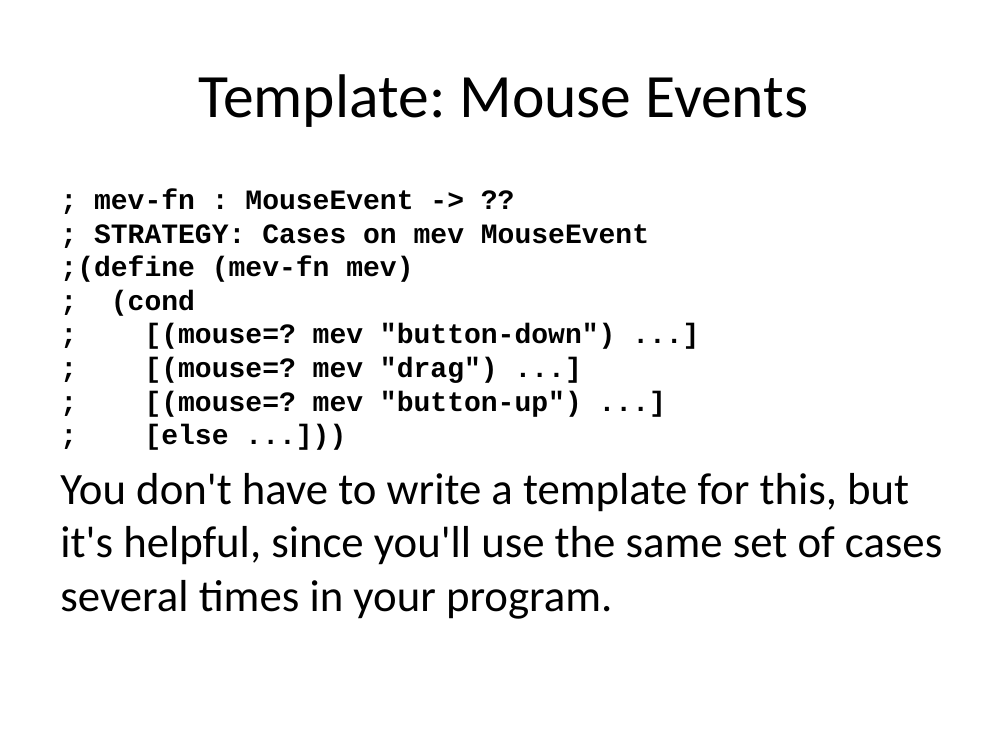
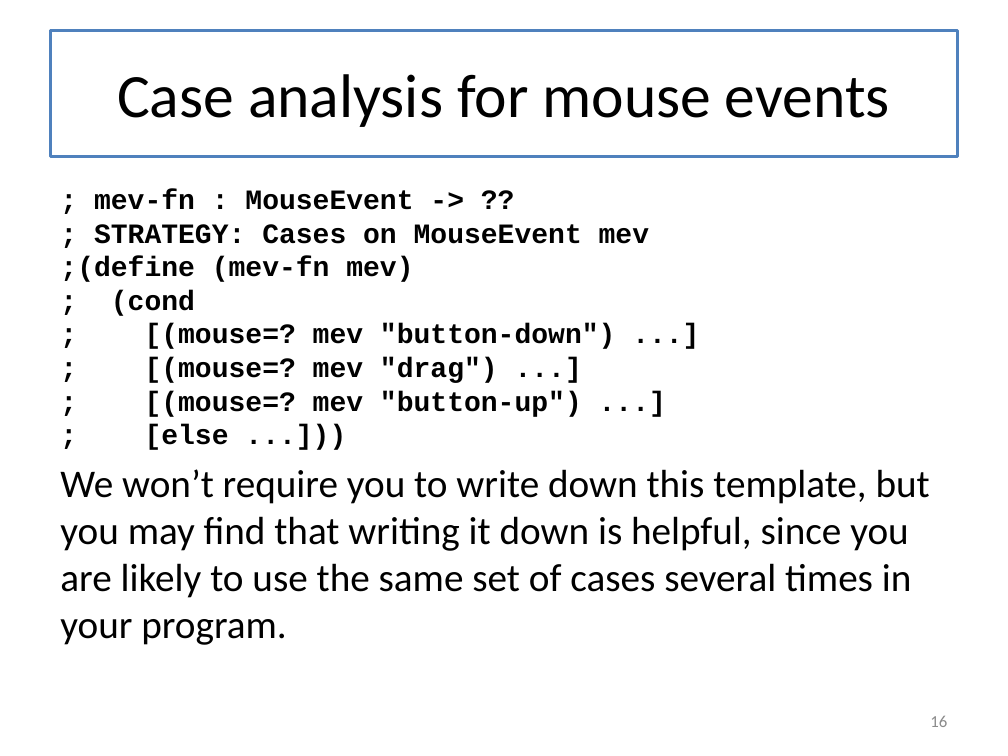
Before and after one commit to mwand/cs5010f16, a slide deck: slide 16 of Slides/Lesson 3.3 Draggable-Cat.pptx. Drawn at 1008x756 pixels with LibreOffice and Linux fonts; fonts in the diff are those of the drawing. Boxes give left, top, right and bottom in pixels: in the first picture for what was removed or moved away, otherwise in the second. Text is boxed around its words. In the diff, an @@ line names an element or a change of style, - is before the commit and + after.

```diff
--- a/Slides/Lesson 3.3 Draggable-Cat.pptx
+++ b/Slides/Lesson 3.3 Draggable-Cat.pptx
@@ title "Case analysis for mouse events": place and size @@
-title "Case analysis for mouse events" at box(199, 74, 808, 127)
+title "Case analysis for mouse events" at box(50, 30, 958, 156)
@@ title "Case analysis for mouse events" at box(50, 30, 958, 156): fill none to #FFFFFF; outline none to #4F81BD 2.25 pt @@
@@ title at box(117, 74, 890, 127): text changed @@
-Template: Mouse Events
+Case analysis for mouse events
@@ text at box(94, 224, 649, 244): text changed @@
-; STRATEGY: Cases on mev MouseEvent
+; STRATEGY: Cases on MouseEvent mev
@@ text at box(60, 469, 930, 645): text changed; size 32 to 28 pt @@
-You don't have to write a template for this, but it's helpful, since you'll use the same set of cases several times in your program.
+We won’t require you to write down this template, but you may find that writing it down is helpful, since you are likely to use the same set of cases several times in your program.
@@ page number added at box(930, 716, 947, 727), 12 pt, text #8C8C8C @@
+16
```
Also in this commit, not shown: 26 other slides changed, 11 other files.
